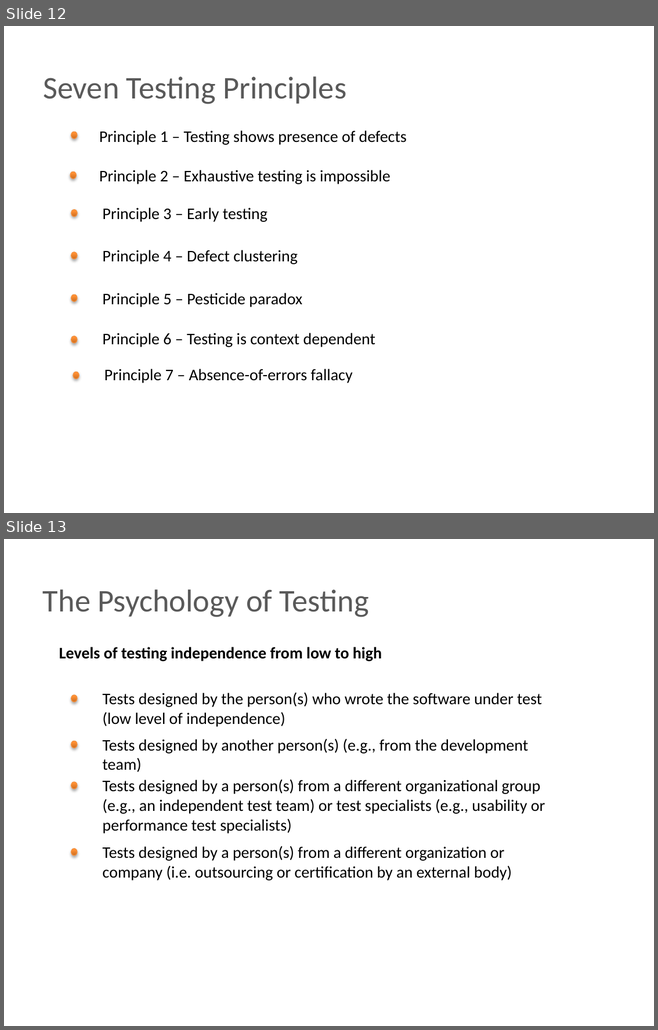
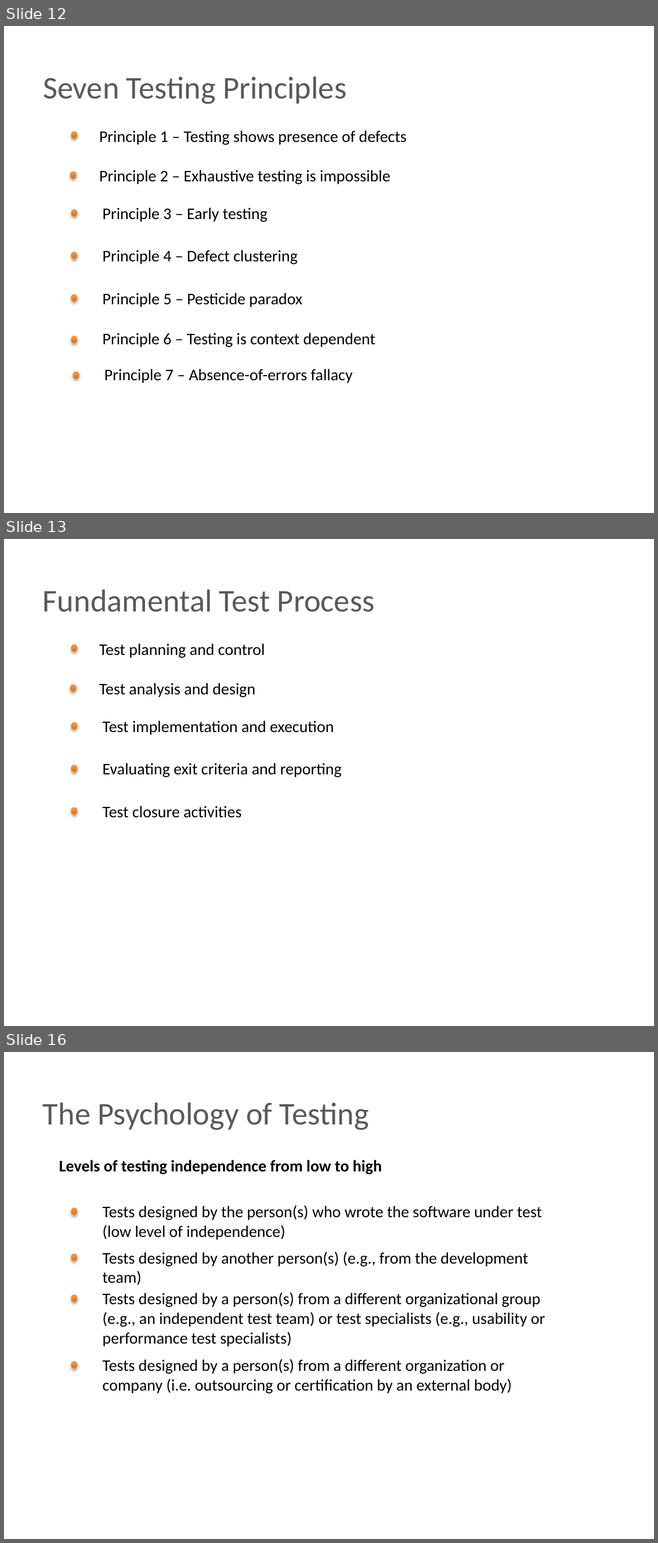
Before and after one commit to BigRacer/swtesting, a slide deck: inna/Занятие 1.pptx. Shown one above the other, each under a label of ours: slides 12 and 13 before the commit, slides 12, 13 and 16 after it; the slides between them are not shown. The pictures are 658x1030 and 658x1543 pixels, drawn with LibreOffice and Linux fonts; fonts in the diff are those of the drawing; background and template pictures are left out. Boxes give left, top, right and bottom in pixels: in the first picture for what was removed or moved away, otherwise in the second. Text is boxed around its words. In the diff, an @@ line names an element or a change of style, - is before the commit and + after.

```diff
--- a/inna/Занятие 1.pptx
+++ b/inna/Занятие 1.pptx
@@ slide 13 added at [4, 539, 654, 1026], background picture (left out) @@
@@ text added at [43, 589, 375, 612], 35 pt, text #595959 @@
+Fundamental Test Process
@@ ellipse added at [71, 645, 76, 652], fill gradient #CC6E20 to #FF9034 to #FF9136, outline #F69240 0.75 pt @@
@@ text added at [99, 643, 265, 658], 18 pt, text #000000 @@
+Test planning and control
@@ ellipse added at [70, 685, 76, 692], fill gradient #CC6E20 to #FF9034 to #FF9136, outline #F69240 0.75 pt @@
@@ text added at [99, 683, 255, 697], 18 pt, text #000000 @@
+Test analysis and design
@@ ellipse added at [71, 723, 76, 730], fill gradient #CC6E20 to #FF9034 to #FF9136, outline #F69240 0.75 pt @@
@@ text added at [103, 721, 333, 735], 18 pt, text #000000 @@
+Test implementation and execution
@@ text added at [103, 763, 342, 777], 18 pt, text #000000 @@
+Evaluating exit criteria and reporting
@@ ellipse added at [71, 765, 76, 772], fill gradient #CC6E20 to #FF9034 to #FF9136, outline #F69240 0.75 pt @@
@@ ellipse added at [71, 808, 76, 815], fill gradient #CC6E20 to #FF9034 to #FF9136, outline #F69240 0.75 pt @@
@@ text added at [103, 806, 241, 818], 18 pt, text #000000 @@
+Test closure activities
@@ what was slide 13 is now slide 16 @@
```
Also in this commit, not shown: 2 slides changed, 2 other slides added, 3 other files.
